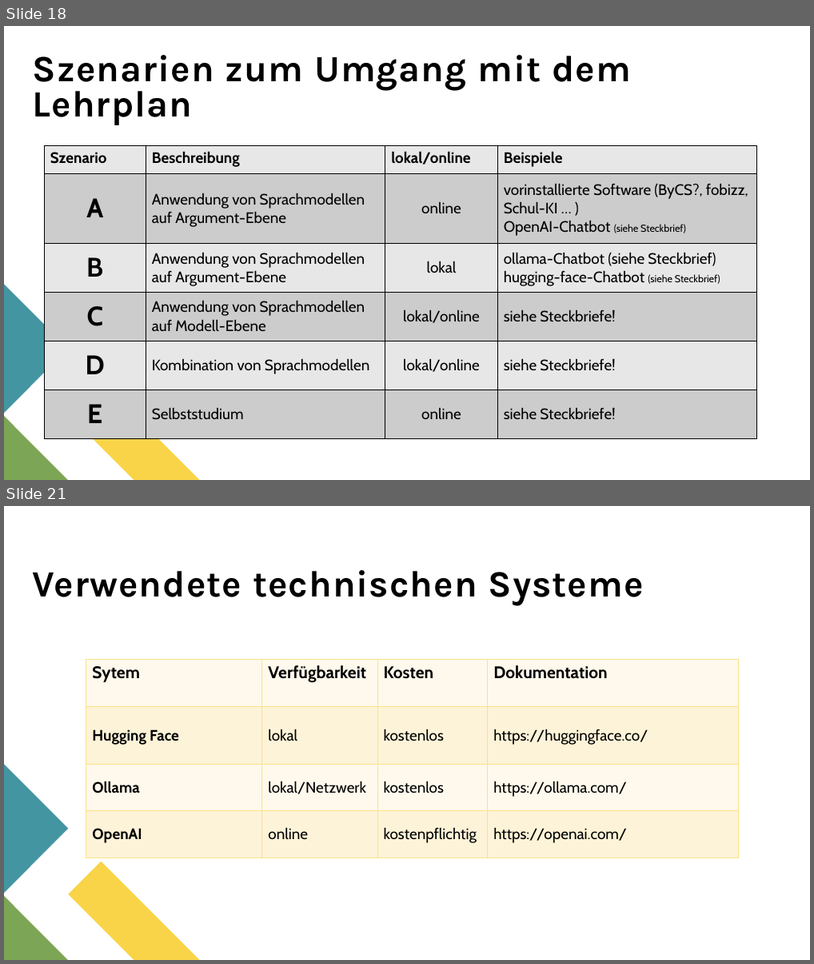
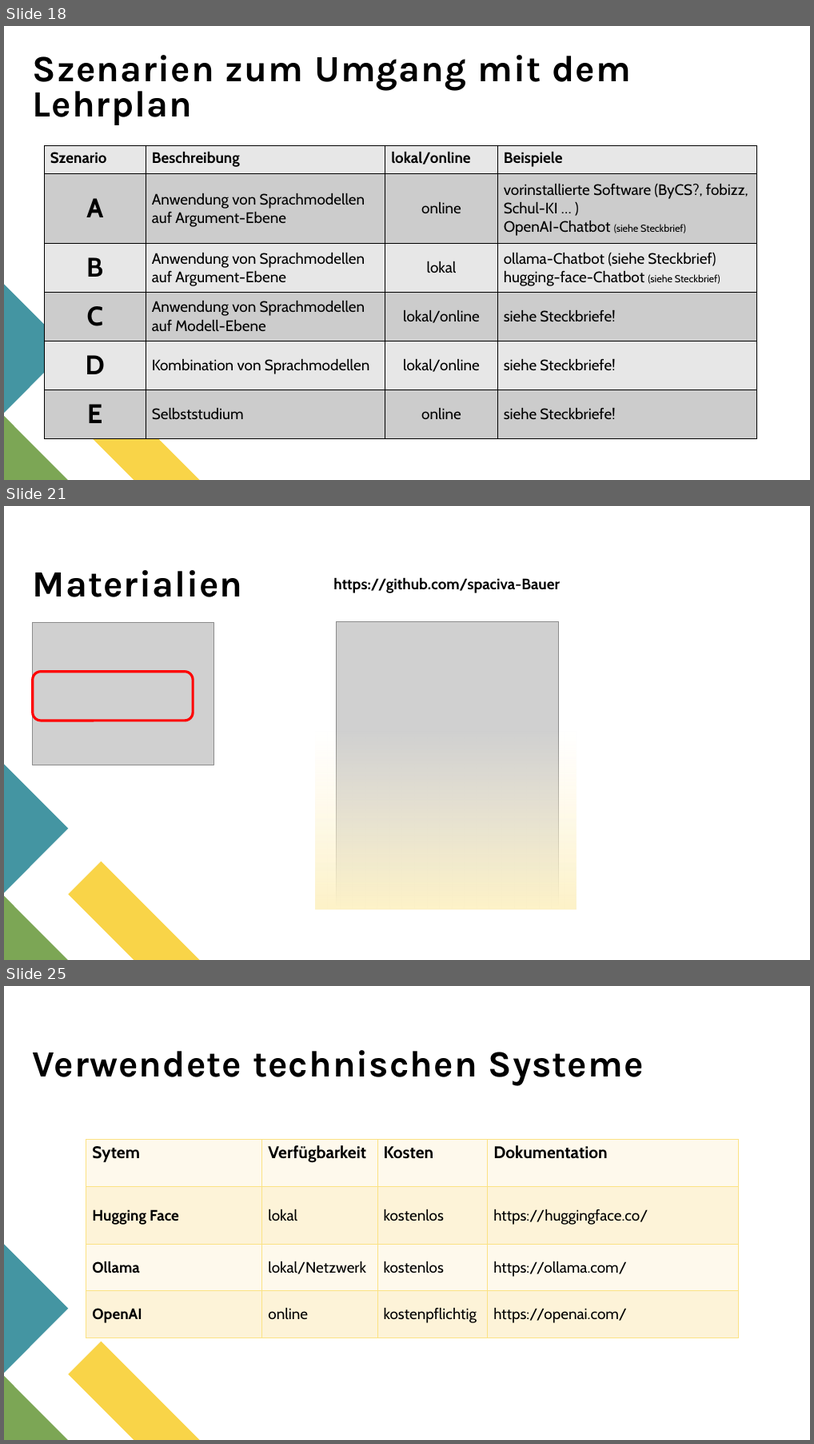
Before and after one commit to spaciva-Bauer/Fortbildungen, a slide deck: sprachmodelle/Praesentation/MB-Veranstaltung_Sprachmodelle_0.3.pptx. Shown one above the other, each under a label of ours: slides 18 and 21 before the commit, slides 18, 21 and 25 after it; the slides between them are not shown. The pictures are 814x964 and 814x1444 pixels, drawn with LibreOffice and Linux fonts; fonts in the diff are those of the drawing; grey boxes stand for pictures. Boxes give left, top, right and bottom in pixels: in the first picture for what was removed or moved away, otherwise in the second. Text is boxed around its words. In the diff, an @@ line names an element or a change of style, - is before the commit and + after.

```diff
--- a/sprachmodelle/Praesentation/MB-Veranstaltung_Sprachmodelle_0.3.pptx
+++ b/sprachmodelle/Praesentation/MB-Veranstaltung_Sprachmodelle_0.3.pptx
@@ slide 21 added at (4, 506, 810, 960), background #FFFFFF; not listed: 3 template elements that a slide beside it also shows @@
@@ title added at (33, 570, 243, 597), 44 pt, text #000000, bold @@
+Materialien
@@ text added at (334, 577, 560, 593), 18 pt, text #000000, bold @@
+https://github.com/spaciva-Bauer
@@ picture added at (33, 622, 214, 765) @@
@@ rectangle added at (315, 621, 577, 908), fill gradient #FEF6DA to #FDF2C8 @@
@@ picture added at (337, 621, 559, 908) @@
@@ rounded rectangle added at (33, 671, 193, 720), outline #FF0000 3 pt @@
@@ what was slide 21 is now slide 25 @@
```
Also in this commit, not shown: 1 slide changed, 4 other slides added.
